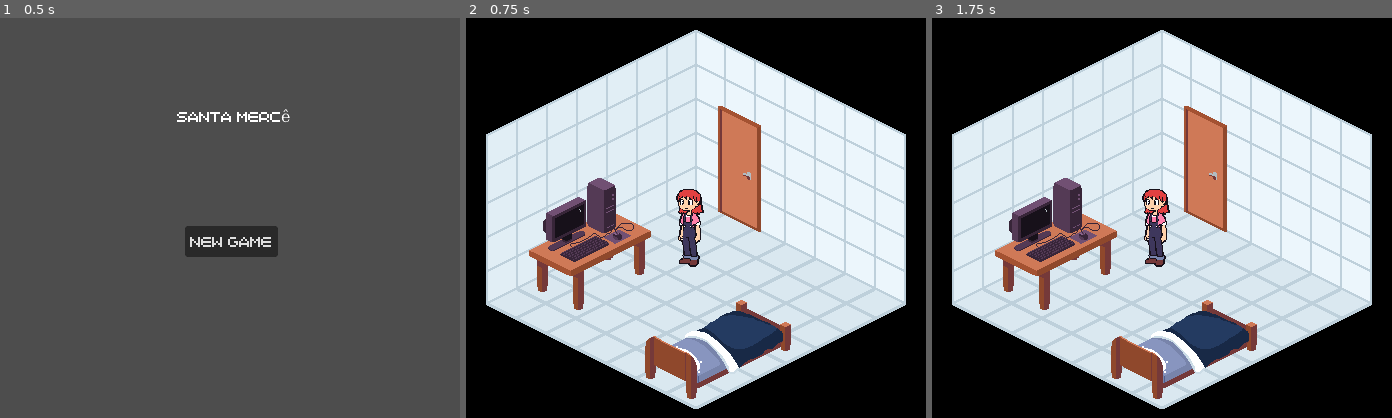
Above: before the commit, frames 1-3 (left to right).
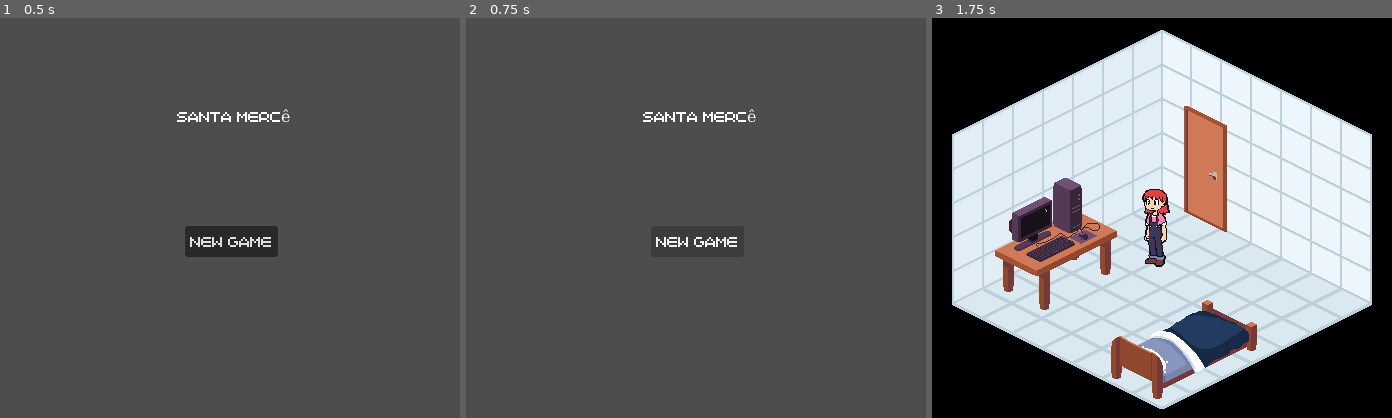
Above: after the commit, the same moments.

Repository: andcolatto/Repository-Santa-Merc-
Game: Godot game, scene res://Scenes/Menu.tscn
Two runs of this game, one before a commit and one after it. Both use one fixed random seed, a clock stepped at 60 frames per second and the inputs below. This scene is started directly instead of the project's main scene.
Inputs (mouse positions are in pixels of both pictures, inside the frame that each line leads up to):
- Up to frame 1 (0.5 s): no input
- Up to frame 2 (0.75 s): click "New Game" at 0.5 s
- Up to frame 3 (1.75 s): click (1162, 242) at 1.25 s, where only the run after the commit has a clickable "New Game"

Frame 1 is identical in both runs. In frame 2, 99% of the frame differs, in the area x 0-100%, y 0-100%; in frame 3, nothing differs.

Commit message:
SFX added

Diff:
--- a/Santa Mercê/project/Scenes/Menu.tscn
+++ b/Santa Mercê/project/Scenes/Menu.tscn
@@ -1,12 +1,26 @@
 [gd_scene format=3 uid="uid://shubvlopxymy"]
 
 [ext_resource type="Script" uid="uid://ptloxnb73fpj" path="res://Scripts/Menu/menu_hud.gd" id="1_3kf3n"]
+[ext_resource type="AudioStream" uid="uid://3i2pt7aj3ye0" path="res://SFX/Enter.wav" id="1_ma218"]
 [ext_resource type="FontFile" uid="uid://jdewj2mna65g" path="res://Font/Nyntunkocom Font/Nyntunkocom.ttf" id="2_6pedr"]
+[ext_resource type="AudioStream" uid="uid://b2fns6vulk6x3" path="res://SFX/New Game.wav" id="2_idohh"]
+[ext_resource type="AudioStream" uid="uid://b5lvu1fgedpvf" path="res://SFX/Select.wav" id="3_wfhf6"]
 
 [sub_resource type="LabelSettings" id="LabelSettings_vko3y"]
 font = ExtResource("2_6pedr")
 
 [node name="Node2D" type="Node2D" unique_id=160114515]
+
+[node name="Enter" type="AudioStreamPlayer" parent="." unique_id=1038034181]
+stream = ExtResource("1_ma218")
+volume_db = -9.123
+
+[node name="NewGame" type="AudioStreamPlayer" parent="." unique_id=141810784]
+stream = ExtResource("2_idohh")
+volume_db = 5.474
+
+[node name="Select" type="AudioStreamPlayer" parent="." unique_id=668149281]
+stream = ExtResource("3_wfhf6")
 
 [node name="MenuHUD" type="CanvasGroup" parent="." unique_id=1927890801]
 script = ExtResource("1_3kf3n")
--- a/Santa Mercê/project/Scenes/node_2d.tscn
+++ /dev/null
@@ -1,19 +0,0 @@
-[gd_scene format=3 uid="uid://shubvlopxymy"]
-
-[node name="Menu Inicial" type="Node2D" unique_id=160114515]
-
-[node name="MenuHUD" type="CanvasGroup" parent="." unique_id=1927890801]
-
-[node name="name" type="Label" parent="MenuHUD" unique_id=62606709]
-offset_left = 177.0
-offset_top = 91.0
-offset_right = 274.0
-offset_bottom = 114.0
-text = "Santa Mercê"
-
-[node name="Button" type="Button" parent="." unique_id=320542299]
-offset_left = 185.0
-offset_top = 208.0
-offset_right = 278.0
-offset_bottom = 239.0
-text = "New Game"
--- /dev/null
+++ b/Santa Mercê/project/Scripts/Menu/base.tres
@@ -0,0 +1,6 @@
+[gd_resource type="GradientTexture1D" format=3 uid="uid://6bqa5whhjmxc"]
+
+[sub_resource type="Gradient" id="Gradient_7kamj"]
+
+[resource]
+gradient = SubResource("Gradient_7kamj")
--- a/Santa Mercê/project/Scripts/Menu/menu_hud.gd
+++ b/Santa Mercê/project/Scripts/Menu/menu_hud.gd
@@ -1,6 +1,8 @@
 extends CanvasGroup
 
 @onready var NGb = $NG # is a variable for get New Game button
+@onready var ESFX = $"../NewGame"
+@onready var SeFX = $"../Select"
 
 # Called when the node enters the scene tree for the first time.
 func _ready() -> void:
@@ -9,8 +11,9 @@
 
 # Called every frame. 'delta' is the elapsed time since the previous frame.
 func _process(_delta: float) -> void:
-
 	if NGb.button_pressed:
+		ESFX.play()
+		await get_tree().create_timer(1).timeout
 		get_tree().change_scene_to_file("res://Scenes/debug.tscn") #Simple Script for change scenes
 
 	pass
Not shown, added: Santa Mercê/project/SFX/Enter.wav.import
Not shown, added: Santa Mercê/project/SFX/New Game.wav.import
Not shown, added: Santa Mercê/project/SFX/Select.wav.import
Not shown, added: Santa Mercê/project/SFX/Enter.wav
Not shown, added: Santa Mercê/project/SFX/New Game.wav
Not shown, added: Santa Mercê/project/SFX/Select.wav
